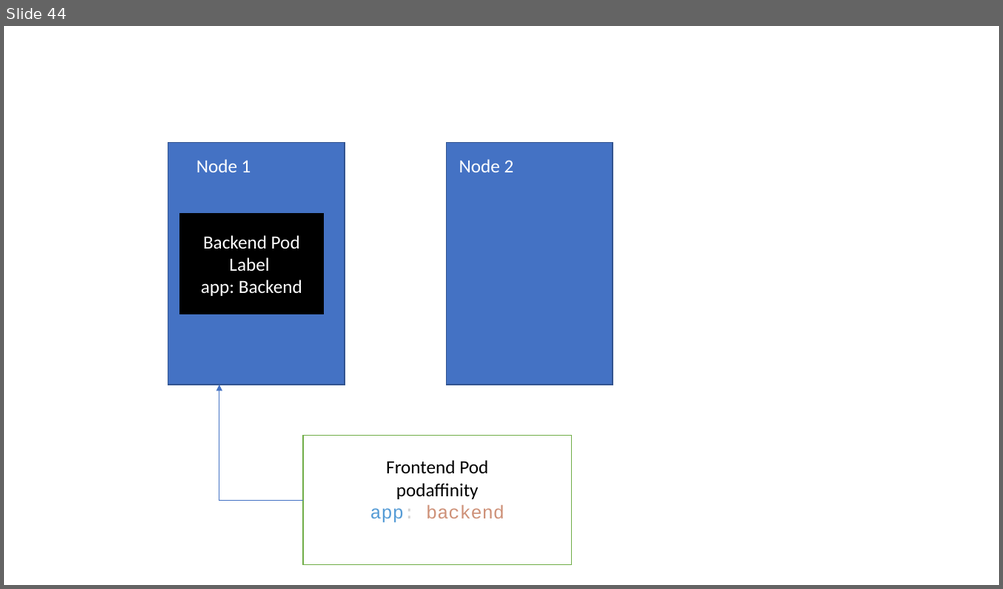
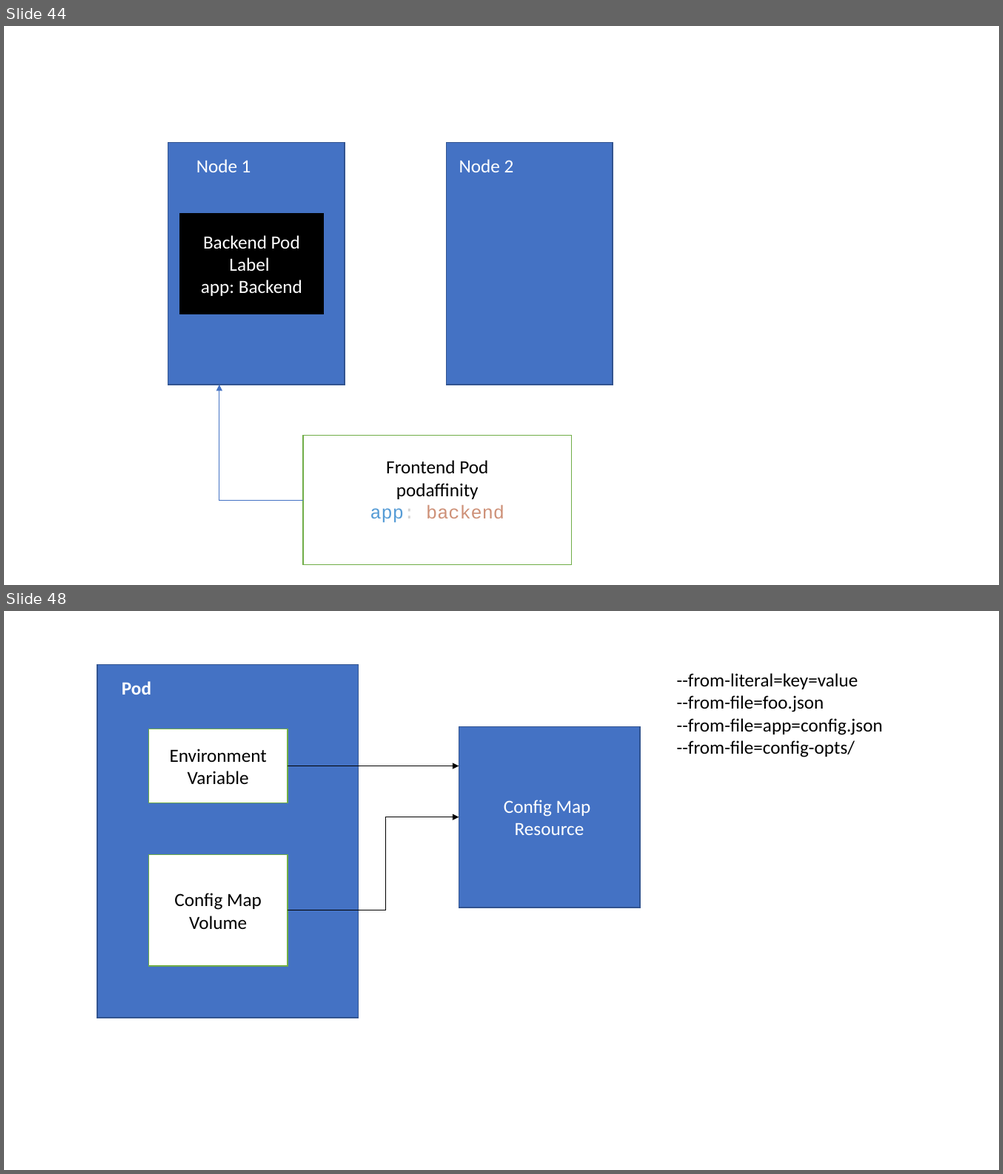
Before and after one commit to BhaveshBR/ckalab, a slide deck: WhiteBoard.pptx. Shown one above the other, each under a label of ours: slide 44 before the commit, slides 44 and 48 after it; the slides between them are not shown. The pictures are 1003x589 and 1003x1174 pixels, drawn with LibreOffice and Linux fonts; fonts in the diff are those of the drawing. Boxes give left, top, right and bottom in pixels: in the first picture for what was removed or moved away, otherwise in the second. Text is boxed around its words. In the diff, an @@ line names an element or a change of style, - is before the commit and + after.

```diff
--- a/WhiteBoard.pptx
+++ b/WhiteBoard.pptx
@@ slide 48 added at [4,611,999,1170], background #FFFFFF @@
@@ rectangle added at [97,665,358,1019], fill #4472C4, outline #325491 1 pt @@
@@ text added at [677,673,882,758], 18 pt, text #000000 @@
+--from-literal=key=value
+--from-file=foo.json
+--from-file=app=config.json
+--from-file=config-opts/
@@ text added at [122,681,151,695], 18 pt, text #FFFFFF, bold @@
+Pod
@@ rectangle added at [149,729,287,803], fill #FFFFFF, outline #70AD47 1 pt, 18 pt, text #000000 @@
+Environment Variable
@@ rectangle added at [458,726,640,908], fill #4472C4, outline #325491 1 pt, 18 pt, text #FFFFFF @@
+Config Map
+Resource
@@ arrow added from (287, 766) to (458, 766), #000000 0.5 pt @@
@@ elbow arrow added from (287, 911) to (458, 817), #000000 0.5 pt @@
@@ rectangle added at [149,855,287,966], fill #FFFFFF, outline #70AD47 1 pt, 18 pt, text #000000 @@
+Config Map Volume
```
Also in this commit, not shown: 21 other slides added.
